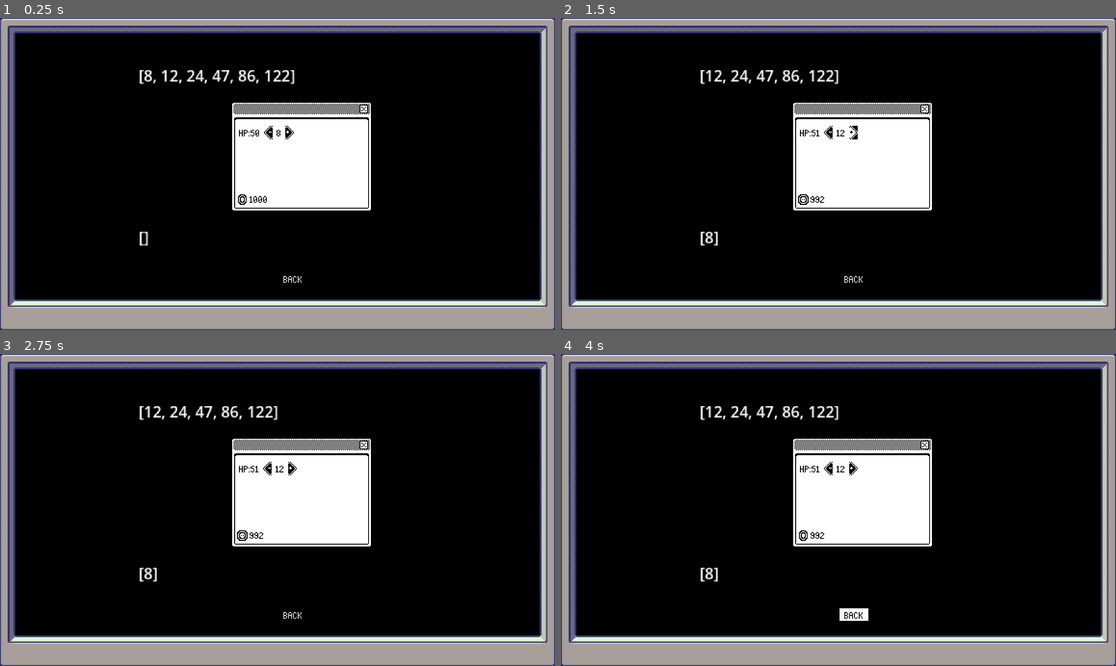
Above: before the commit, frames 1-4 (two rows, left to right).
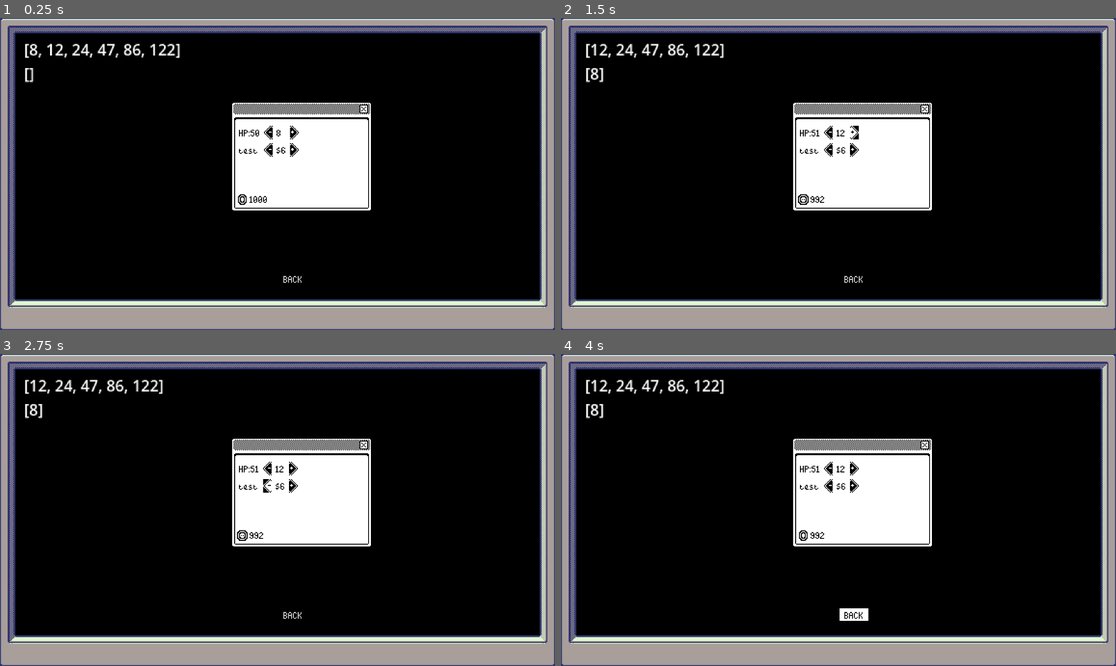
Above: after the commit, the same moments.

Repository: DefineSleep/1bit_bug_destroyer
Game: Godot game, scene res://main menu/upgrade_menu.tscn
Two runs of this game, one before a commit and one after it. Both use one fixed random seed, a clock stepped at 60 frames per second and the inputs below. This scene is started directly instead of the project's main scene.
Inputs (mouse positions are in pixels of both pictures, inside the frame that each line leads up to; where the layout moved, square brackets give the same spot in the first picture):
- Up to frame 1 (0.25 s): no input
- Up to frame 2 (1.5 s): click (827, 133) at 0.5 s; click (855, 133) [849, 133] at 1.25 s
- Up to frame 3 (2.75 s): click (266, 485) at 2.02 s
- Up to frame 4 (4 s): click (855, 485) at 2.77 s; click "BACK" at 3.5 s

The runs differ from the first frame. In frame 1, 1.3% of the frame differs, in the area x 4-54%, y 8-74%; in frame 2, 1.2%; in frame 3, 1.2%; in frame 4, 1.2%.
Error before the commit: Out of bounds get index '0' (on base: 'Array') (res://main)

Commit message:
upgrade menu - skill 1
finished the base of all skill levelup

Diff:
--- a/main menu/upgrade_menu.gd
+++ b/main menu/upgrade_menu.gd
@@ -20,36 +20,47 @@
 
 
 func _process(delta: float) -> void:
-	skill_one_name = "HP:" + str(Global.player_data.player_max_hp)
+	# Health
+
 	update_skill_1()
-	player_money_label.text = str(Global.player_data.player_money)
+	player_money_label.text = str(Global.player_data.player_money) # money label
+
+
+
+
 	#TEST
 	test_label.text = str(upgrade_price_list)
 	test_label_2.text = str(refund_list)
 
 # -------------------
-
+# all skills
+# health
+# health per second / health daemon
+# moement_speed
+# range
+# lifesteal
+# invincibility skill
+# more bullet , maybe press button and for 5 secconds , big bullet
 
 
 # -------------------
-# SKILL ONE
+# SKILL ONE  / HEALTH
 # -------------------
-
-# skill name
-
-@onready var skill_one_name
+var skill_one_name
 var upgrade_price_list : Array = [8,12,24,47,86,122]
 var refund_list : Array = []
 
 func update_skill_1():
+	skill_one_name = "HP:" + str(Global.player_data.player_max_hp)
 	stat_name.text = skill_one_name
+
 	if upgrade_price_list.is_empty() == false:
 		price.text = str(upgrade_price_list[0])
 	else: price.text = "SOLDOUT"
 
 
 
-func skill_pruchase(_skill_price)-> void:
+func skill_pruchase(_skill_price:Array)-> void:
 	if upgrade_price_list.is_empty() == false:
 		Global.player_data.player_max_hp +=1
 		Global.player_data.player_money -= _skill_price[0]
@@ -59,15 +70,16 @@
 		printerr("ITS EMPTY")
 
 
-
-func skill_refund()->void:
-	Global.player_data.player_money += refund_list[0]
+func skill_refund(_skill_price:Array)->void:
+	if refund_list.is_empty() == false:
+		Global.player_data.player_money += refund_list[0] # put money back into player
+		upgrade_price_list.insert(0,refund_list[0]) # put refund price from refund list to upgrade list
+		refund_list.remove_at(0) # remove 0 index
+	else: print("cant refund")
 
 
 func _on_minus_pressed() -> void:
-	skill_refund()
-
-
+	skill_refund(upgrade_price_list)
 func _on_plus_pressed() -> void:
 	if upgrade_price_list.is_empty() == false :
 		if Global.player_data.player_money >= upgrade_price_list[0]:
@@ -76,3 +88,9 @@
 			plus.disabled = true
 			printerr("NOT ENOUGH MONEY HOE")
 	else: pass
+
+
+
+# -------------------
+# SKILL TWO MOVEMENT SPEED %
+# -------------------
--- a/main menu/upgrade_menu.tscn
+++ b/main menu/upgrade_menu.tscn
@@ -191,15 +191,39 @@
 texture_pressed = SubResource("AtlasTexture_lk1gl")
 texture_hover = SubResource("AtlasTexture_udbg8")
 
+[node name="name2" type="Label" parent="screen/inside_window/group/upgrades_container"]
+layout_mode = 2
+theme_override_colors/font_color = Color(0, 0, 0, 1)
+theme_override_fonts/font = ExtResource("3_k5s0e")
+text = "test"
+
+[node name="minus2" type="TextureButton" parent="screen/inside_window/group/upgrades_container"]
+layout_mode = 2
+texture_normal = SubResource("AtlasTexture_c4khi")
+texture_pressed = SubResource("AtlasTexture_lsujh")
+texture_hover = SubResource("AtlasTexture_v84g5")
+
+[node name="price2" type="Label" parent="screen/inside_window/group/upgrades_container"]
+layout_mode = 2
+theme_override_colors/font_color = Color(0, 0, 0, 1)
+theme_override_fonts/font = ExtResource("3_k5s0e")
+text = "$6"
+
+[node name="plus2" type="TextureButton" parent="screen/inside_window/group/upgrades_container"]
+layout_mode = 2
+texture_normal = SubResource("AtlasTexture_be3n2")
+texture_pressed = SubResource("AtlasTexture_lk1gl")
+texture_hover = SubResource("AtlasTexture_udbg8")
+
 [node name="test_label" type="Label" parent="screen/inside_window/group"]
 layout_mode = 1
 anchors_preset = -1
 anchor_right = 0.313
 anchor_bottom = 0.3
-offset_left = -104.0
-offset_top = -64.0
-offset_right = -104.064
-offset_bottom = -65.0
+offset_left = -223.0
+offset_top = -91.0
+offset_right = -223.064
+offset_bottom = -92.0
 text = "TEST"
 
 [node name="test_label2" type="Label" parent="screen/inside_window/group"]
@@ -207,10 +231,10 @@
 anchors_preset = -1
 anchor_right = 0.313
 anchor_bottom = 0.3
-offset_left = -104.0
-offset_top = 104.0
-offset_right = -104.064
-offset_bottom = 103.0
+offset_left = -223.0
+offset_top = -66.0
+offset_right = -223.064
+offset_bottom = -67.0
 text = "TEST"
 
 [node name="money_sprite" type="AnimatedSprite2D" parent="screen/inside_window/group"]
